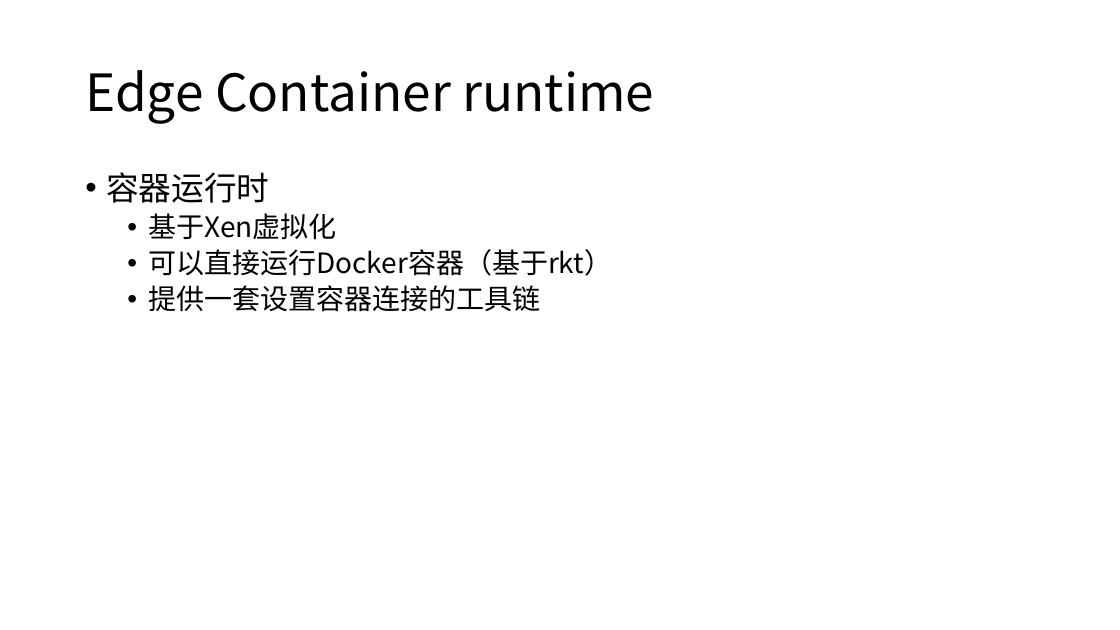
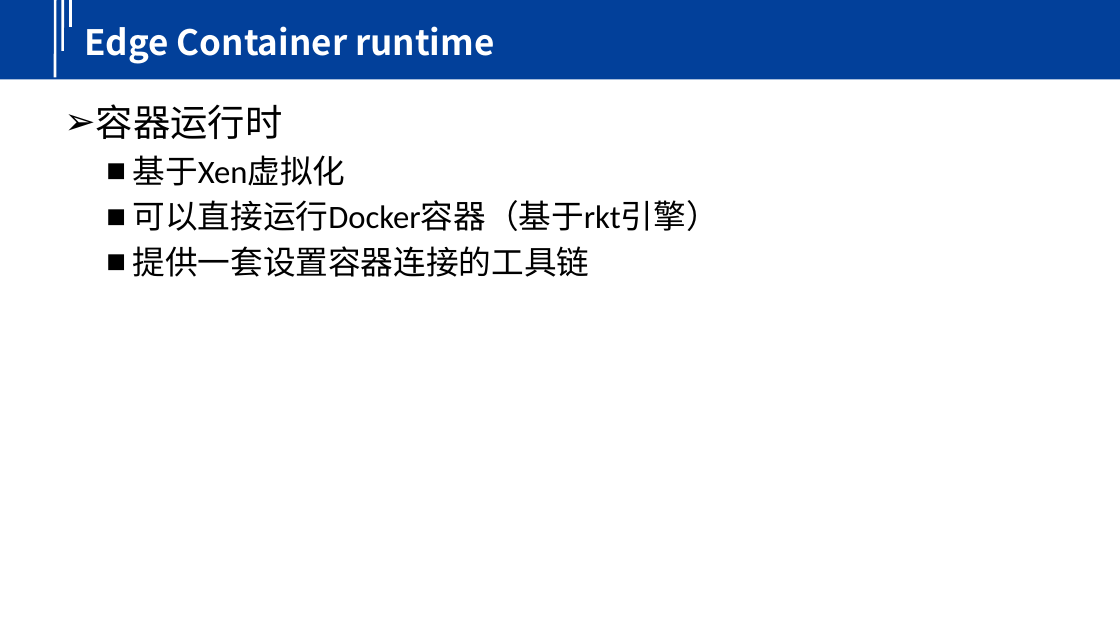
Before and after one commit to yindaheng98/Notebook, a slide deck: slide 14 of 学习笔记/边缘计算/EVE.pptx. Drawn at 1120x630 pixels with LibreOffice and Linux fonts; fonts in the diff are those of the drawing. Boxes give left, top, right and bottom in pixels: in the first picture for what was removed or moved away, otherwise in the second. Text is boxed around its words. In the diff, an @@ line names an element or a change of style, - is before the commit and + after.

```diff
--- a/学习笔记/边缘计算/EVE.pptx
+++ b/学习笔记/边缘计算/EVE.pptx
@@ group added at (0,0,1120,79): 3 lines, 1 rectangle @@
@@ title "Edge Container runtime": place and size @@
-title "Edge Container runtime" at (85,70,655,124)
+title "Edge Container runtime" at (85,26,494,64)
@@ title "Edge Container runtime" at (85,26,494,64): size 44 to 30 pt, text colour #000000 to #FFFFFF, bold on; line spacing 0.9 to 1 @@
@@ text "容器运行时": place and size @@
-text "容器运行时" at (106,172,612,312)
+text "容器运行时" at (96,104,719,277)
@@ text at (96,104,590,277): size 28 to 32 pt in "容器运行时"; font Noto Sans CJK SC to Calibri in "容器运行时", "基于Xen虚拟化", "提供一套设置容器连接的工具链"; size 24 to 28 pt in "基于Xen虚拟化", "提供一套设置容器连接的工具链"; bullet • to ➢; line spacing 0.9 to 1; less space between paragraphs; bullet • to ■ @@
@@ text at (133,200,719,231): text changed; size 24 to 28 pt; font Noto Sans CJK SC to Calibri @@
-  • 可以直接运行Docker容器（基于rkt）
+  ■ 可以直接运行Docker容器（基于rkt引擎）
```
Also in this commit, not shown: 14 other slides changed, 2 slides added, 2 slides removed, 6 other files.
